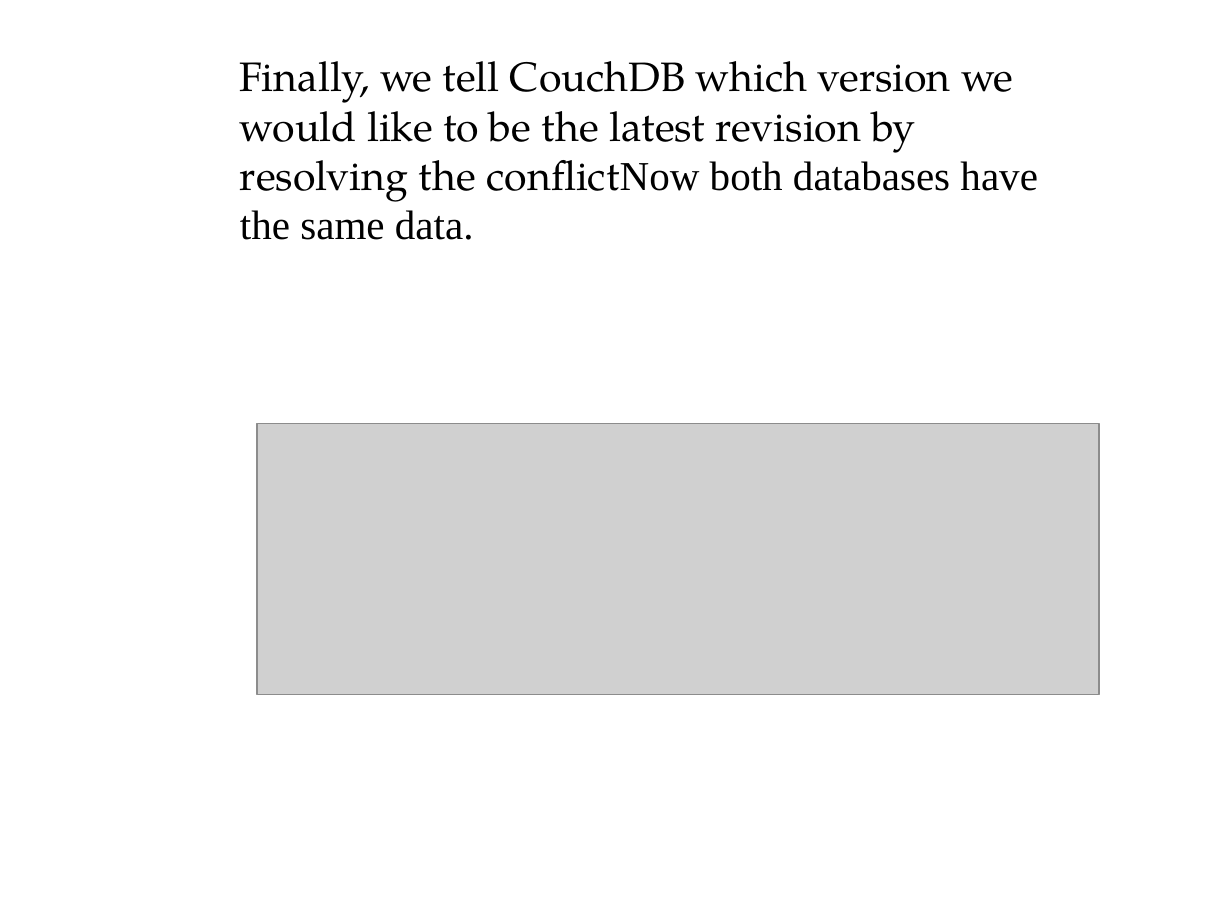
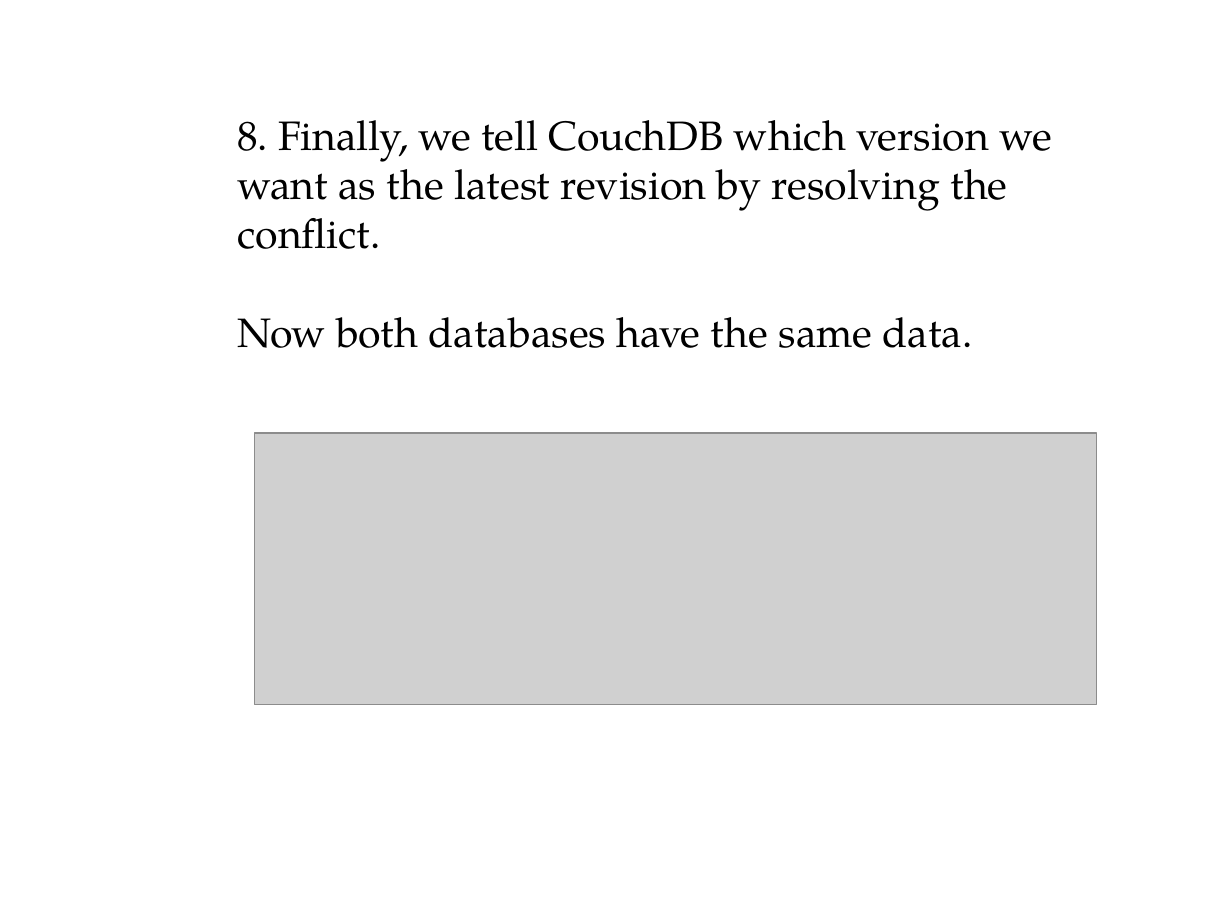
Before and after one commit to rohanz1993/Team_9_Heroku_Shopping_Cart_-_AWS_NoSQL_Service, a slide deck: slide 21 of Donita/CouchDB.pptx (slide 20 before the commit). Drawn at 1232x924 pixels with LibreOffice and Linux fonts; fonts in the diff are those of the drawing; grey boxes stand for pictures; background and template pictures are left out. Boxes give left, top, right and bottom in pixels: in the first picture for what was removed or moved away, otherwise in the second. Text is boxed around its words. In the diff, an @@ line names an element or a change of style, - is before the commit and + after.

```diff
--- a/Donita/CouchDB.pptx
+++ b/Donita/CouchDB.pptx
@@ text at (237,120,1051,348): text changed @@
-Finally, we tell CouchDB which version we would like to be the latest revision by resolving the conflictNow both databases have the same data.
+8. Finally, we tell CouchDB which version we want as the latest revision by resolving the conflict.
+Now both databases have the same data.
@@ picture: place and size @@
-picture at (257,424,1100,695)
+picture at (255,432,1098,703)
```
Also in this commit, not shown: 14 other slides changed, 4 slides added.
